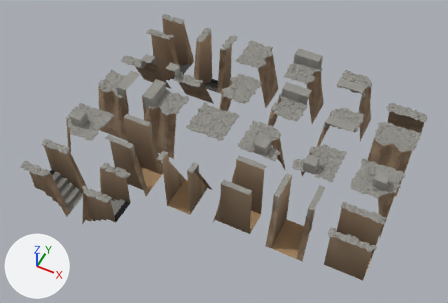
A saved change to the Blender file art/blender/paredes_la.blend.
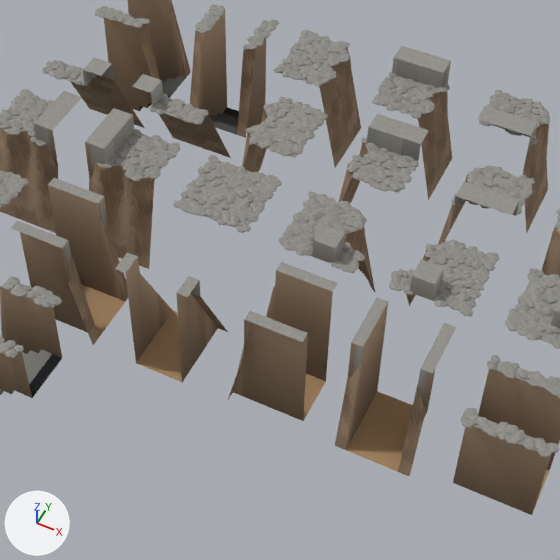
Each version is shown whole from a camera (50 mm lens) standing at (16.9, -26.4, 26.5) and looking at (6.8, -6.3, 1.3), then close up on the part from 22% to 84% of the width and 8% to 100% of the height. The lights are fixed; the arrows at lower left show +X, +Y and +Z. The first two pictures are the older version.

Names of what the first close-up shows: 'baja_la_e', 'baja_la_s', 'pared_la_e', 'pared_la_e_pn', 'pared_la_s_pe', 'pared_la_s_po', 'paso_la_e', 'paso_la_n', 'paso_la_o', 'paso_la_s', 'paso_la_x', 'sube_la_o' and 12 more.
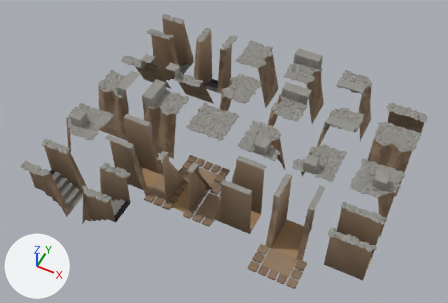
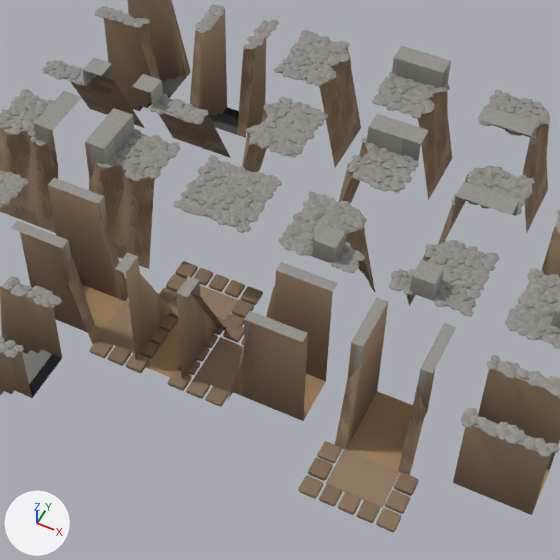
Where the change shows, as pixel boxes (x1, y1, x2, y2) in the close-ups (560 x 560 px):
'paso_la_s', reshaped (30% wider, 31% taller): before (335, 298, 456, 477); after (298, 298, 456, 532)
'paso_la_o', reshaped (53% wider): before (227, 262, 338, 421); after (168, 262, 338, 421)
'paso_la_e', reshaped (42% wider, 17% taller): before (11, 178, 128, 345); after (11, 178, 178, 373)
'paso_la_n', reshaped (31% wider): before (115, 252, 228, 382); after (115, 252, 263, 378)
part 1 of me_paso_la_e, added (brown): after (98, 300, 135, 353)
part 2 of me_paso_la_e, added (brown): after (90, 300, 178, 373)
part 3 of me_paso_la_n, added (brown): after (200, 285, 238, 320)
part 4 of me_paso_la_n, added (brown): after (159, 261, 263, 330)
part 5 of me_paso_la_o, added (brown): after (194, 337, 243, 393)
part 6 of me_paso_la_o, added (brown): after (168, 316, 244, 407)
part 7 of me_paso_la_s, added (brown): after (326, 449, 400, 508)
part 8 of me_paso_la_s, added (brown): after (298, 441, 419, 532)

The change, as a list of edits to the scene's bpy script:
```text
Change me_paso_la_e:
    used by ob_paso_la_e; location = (3.0, -9.0, 0.0)
    remove me_paso_la_e.from_pydata(...)  # 1935 vertices, 1848 faces; spans x -1.0..1.0, y -1.0..1.0, z 0.0..3.6
    add me_paso_la_e.from_pydata(...)  # 2447 vertices, 2340 faces; spans x -1.0..2.62, y -1.26..1.26, z 0.0..3.6
    me_paso_la_e part 1: a new loose piece, a box spanning x 1.0..2.1, y -0.74..0.74, z 0.0..0.03, in mat_paleta (picture img_palette_png)
    me_paso_la_e part 2: 504 vertices added at x 1.03..2.62, y -1.26..1.26, z 0.0..0.16
Change me_paso_la_n:
    used by ob_paso_la_n; location = (6.0, -9.0, 0.0)
    remove me_paso_la_n.from_pydata(...)  # 1935 vertices, 1848 faces; spans x -1.0..1.0, y -1.0..1.0, z 0.0..3.6
    add me_paso_la_n.from_pydata(...)  # 2447 vertices, 2340 faces; spans x -1.26..1.26, y -1.0..2.62, z 0.0..3.6
    me_paso_la_n part 3: a new loose piece, a box spanning x -0.74..0.74, y 1.0..2.1, z 0.0..0.03, in mat_paleta (picture img_palette_png)
    me_paso_la_n part 4: 504 vertices added at x -1.26..1.26, y 1.03..2.62, z 0.0..0.16
Change me_paso_la_o:
    used by ob_paso_la_o; location = (9.0, -9.0, 0.0)
    remove me_paso_la_o.from_pydata(...)  # 1935 vertices, 1848 faces; spans x -1.0..1.0, y -1.0..1.0, z 0.0..3.6
    add me_paso_la_o.from_pydata(...)  # 2447 vertices, 2340 faces; spans x -2.62..1.0, y -1.26..1.26, z 0.0..3.6
    me_paso_la_o part 5: a new loose piece, a box spanning x -2.1..-1.0, y -0.74..0.74, z 0.0..0.03, in mat_paleta (picture img_palette_png)
    me_paso_la_o part 6: 504 vertices added at x -2.62..-1.03, y -1.26..1.26, z 0.0..0.16
Change me_paso_la_s:
    used by ob_paso_la_s; location = (12.0, -9.0, 0.0)
    remove me_paso_la_s.from_pydata(...)  # 1935 vertices, 1848 faces; spans x -1.0..1.0, y -1.0..1.0, z 0.0..3.6
    add me_paso_la_s.from_pydata(...)  # 2447 vertices, 2340 faces; spans x -1.26..1.26, y -2.62..1.0, z 0.0..3.6
    me_paso_la_s part 7: a new loose piece, a box spanning x -0.74..0.74, y -2.1..-1.0, z 0.0..0.03, in mat_paleta (picture img_palette_png)
    me_paso_la_s part 8: 504 vertices added at x -1.26..1.26, y -2.62..-1.03, z 0.0..0.16
```
